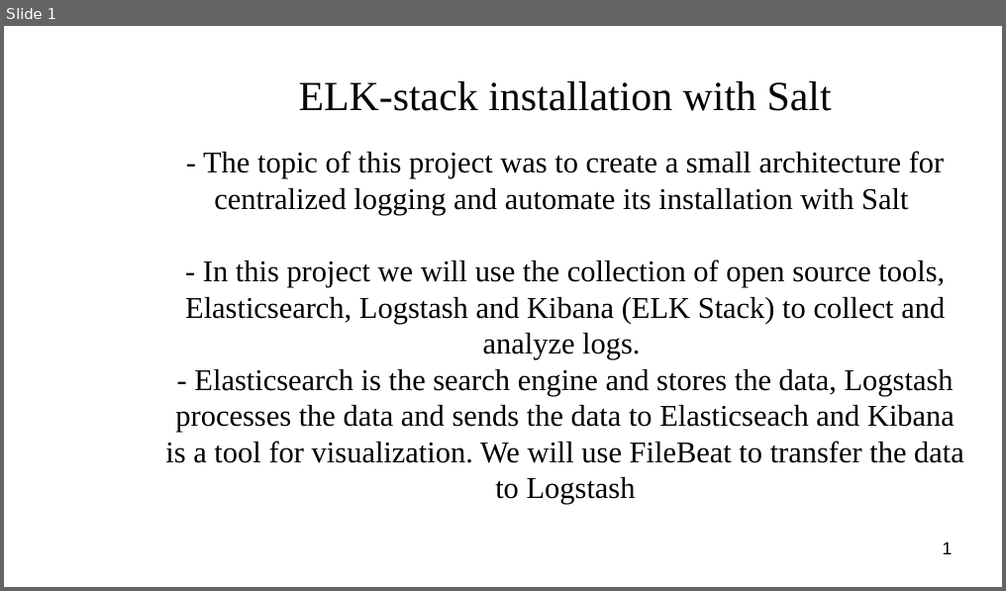
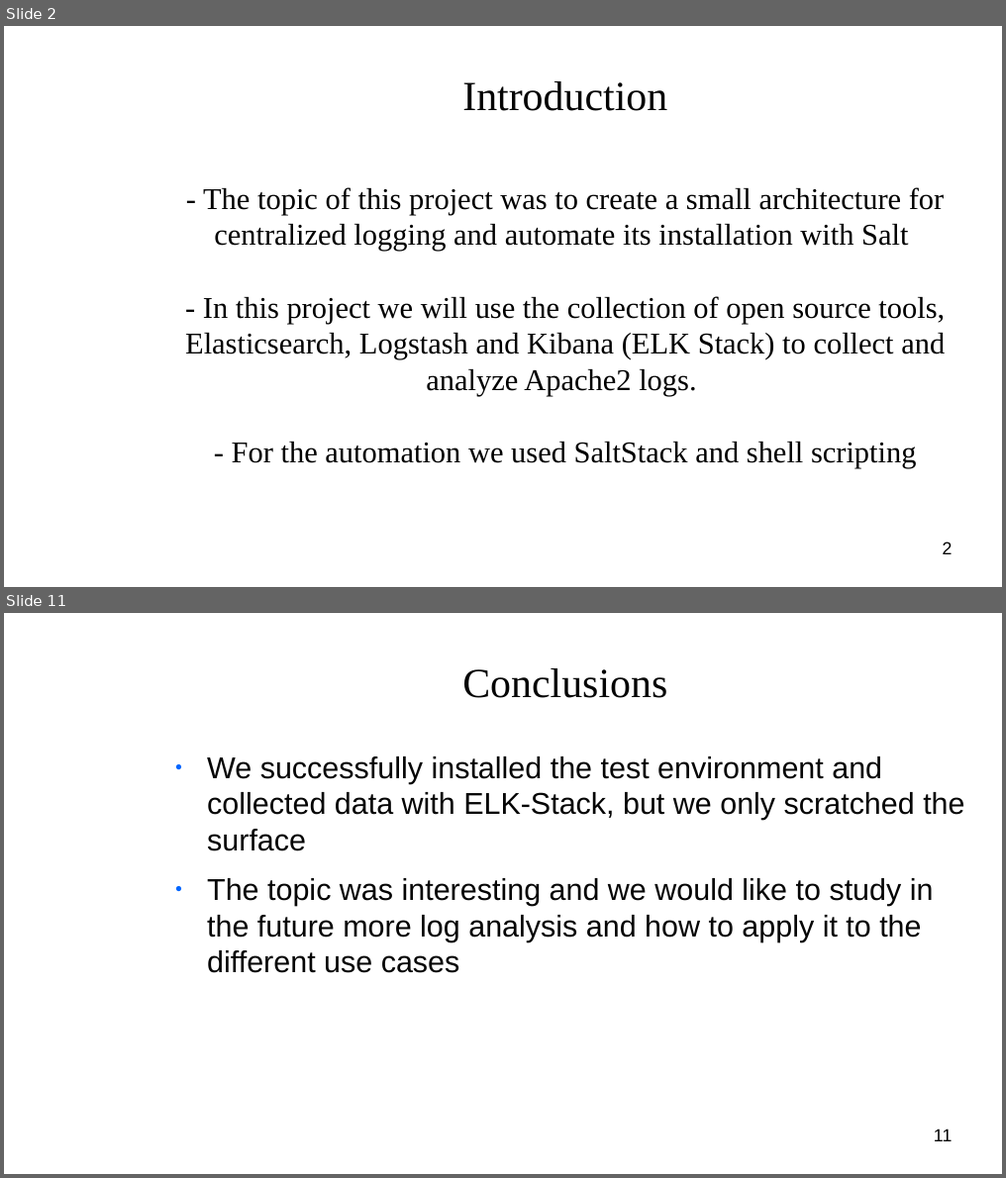
Before and after one commit to niinavi/Jarjestelmaprojekti, a slide deck: project_management/Presentation.odp. Shown one above the other, each under a label of ours: slide 1 before the commit, slides 2 and 11 after it; the slides between them are not shown. The pictures are 1006x591 and 1006x1178 pixels, drawn with LibreOffice and Linux fonts; fonts in the diff are those of the drawing; background and template pictures are left out. Boxes give left, top, right and bottom in pixels: in the first picture for what was removed or moved away, otherwise in the second. Text is boxed around its words. In the diff, an @@ line names an element or a change of style, - is before the commit and + after.

```diff
--- a/project_management/Presentation.odp
+++ b/project_management/Presentation.odp
@@ slide 11 added at [4,613,1002,1174], background #FFFFFF @@
@@ title added at [462,668,667,698], 33 pt, text #050505 @@
+Conclusions
@@ text added at [207,757,964,973], 24 pt, text #050505 @@
+● We successfully installed the test environment and collected data with ELK-Stack, but we only scratched the surface
+● The topic was interesting and we would like to study in the future more log analysis and how to apply it to the different use cases
@@ page number added at [934,1129,951,1142], 14 pt, text #000000 @@
+11
@@ what was slide 1 is now slide 2 @@
@@ slide 2 changed as well @@
@@ title at [462,81,667,111]: text changed @@
-ELK-stack installation with Salt
+Introduction
@@ subtitle at [185,296,944,469]: text changed @@
-- In this project we will use the collection of open source tools, Elasticsearch, Logstash and Kibana (ELK Stack) to collect and analyze logs.
-- Elasticsearch is the search engine and stores the data, Logstash processes the data and sends the data to Elasticseach and Kibana is a tool for visualization. We will use FileBeat to transfer the data to Logstash
+- In this project we will use the collection of open source tools, Elasticsearch, Logstash and Kibana (ELK Stack) to collect and analyze Apache2 logs.
+- For the automation we used SaltStack and shell scripting
@@ page number at [943,542,952,555]: text changed @@
-1
+2
```
Also in this commit, not shown: 9 other slides added.
